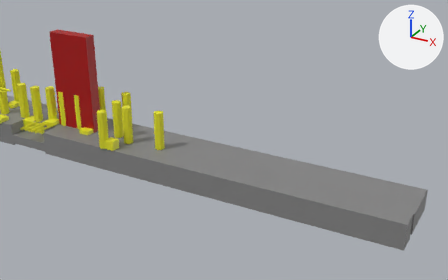
An edit to the Blender file assets/map_forest.blend, drawn before and after from the same camera.
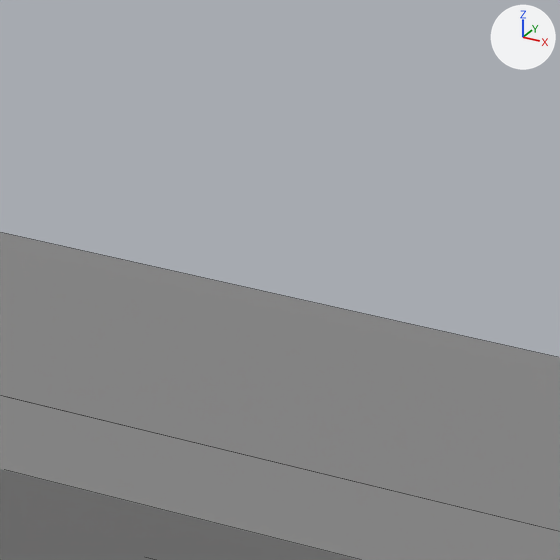
There are two pictures of each version: one from a camera (50 mm lens) standing at (159.5, -95.0, 54.0) and looking at (109.5, -4.1, 8.6), one close up on the part from 59% to 78% of the width and 42% to 72% of the height. The lights are fixed; the arrows at upper right show +X, +Y and +Z. The close-ups show mesh edges as thin lines.

In view in the first close-up: 'Ground.002', 'Ground.007'.
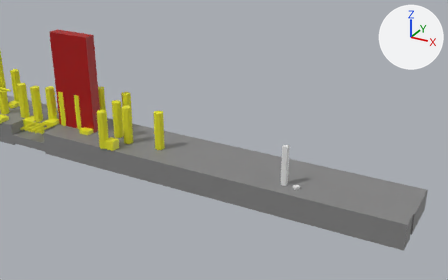
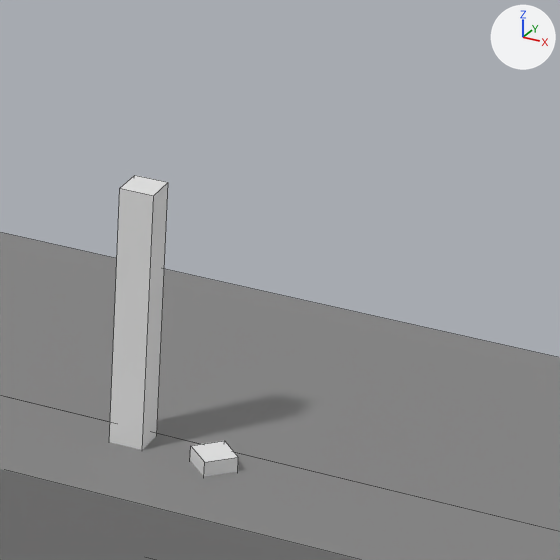
Commit message: The End

The change, as a list of edits to the scene's bpy script:
```text
Add me_cube_013:
    me_cube_013.from_pydata(...)  # a box spanning x -0.5..0.5, y -0.5..0.5, z -0.5..0.5
Add me_cube_004:
    me_cube_004.from_pydata(...)  # a box spanning x -0.5..0.5, y -0.5..0.5, z -0.5..0.5
Add ob_crib:
    ob_crib = bpy.data.objects.new('Crib', me_cube_013)
    ob_crib.location = (122.6, -0.4, 0.2)
    ob_crib.rotation_euler = (0.0, 0.0, 5.498)  # degrees (0, 0, 315)
Add ob_end:
    ob_end = bpy.data.objects.new('End', me_cube_004)
    ob_end.location = (120.0, 0.0, 3.0)
    ob_end.scale = (1.0, 1.0, 10.0)
```

Where the change shows, as pixel boxes [x1, y1, x2, y2] in the close-ups (560 x 560 px):
'End', added: after [109, 175, 168, 450]
'Crib', added: after [190, 441, 238, 476]
